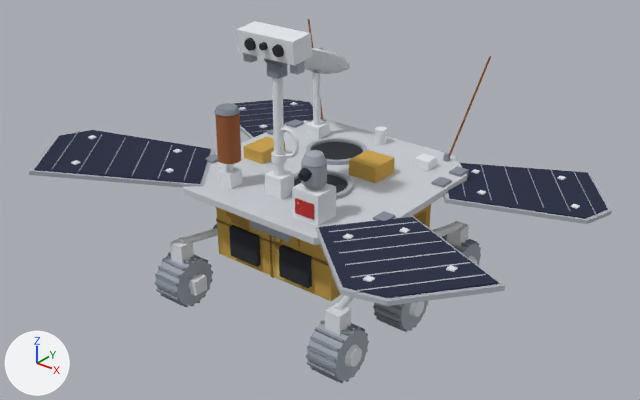
One commit to the glTF model site/models/zhurong.glb: the scene before it, then after it.
Both versions are drawn from a 50 mm lens placed at (3.12, -3.94, 3.09), pointed at (0.05, -0.1, 0.71). The axes (+X, +Y, +Z) are drawn at lower left. The lights are the same throughout. The picture after the commit comes second. Where no turn or scale is listed for an object, it has been applied to the vertices. Vertices at exactly the same position are counted once.

Objects in the first picture: 'body', 'foil', 'solar-panel'.
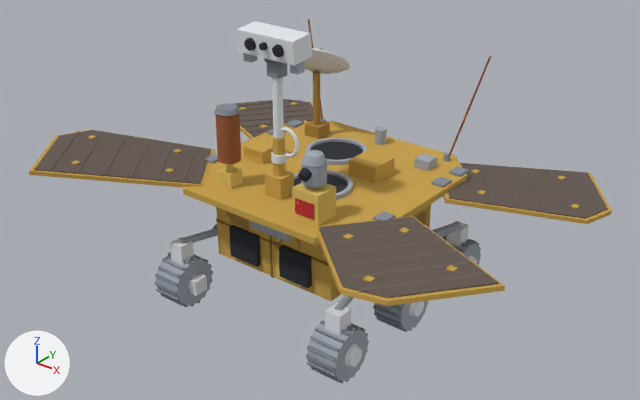
Where the newer file only moved an object's origin or applied its transform, the numbers keep the older frame.

Where the change shows, as pixel boxes [x1, y1, x2, y2] in the pictures (640 x 400 px):
'solar-panel', recoloured (lighter)
    both: [34, 99, 608, 298]
part 1 of me_body, deleted
    before: [183, 71, 467, 245]
part 2 of me_body, built on
    before: [226, 77, 284, 176]
    after: [272, 77, 284, 139]
part 3 of me_body, recoloured
    both: [52, 100, 597, 291]
part 4 of me_body, recoloured
    both: [29, 102, 612, 306]
part 5 of me_body, recoloured
    both: [179, 126, 462, 311]
part 6 of me_body, recoloured
    both: [71, 102, 580, 282]
part 7 of me_foil, added
    after: [305, 121, 330, 139]
part 8 of me_foil, added (orange)
    after: [265, 170, 294, 200]
part 9 of me_foil, added
    after: [273, 137, 286, 176]
part 10 of me_foil, added (yellow)
    after: [218, 167, 243, 189]
part 11 of me_foil, added (mostly hidden)
    after: [226, 164, 233, 172]
part 12 of me_foil, added (yellow)
    after: [292, 183, 336, 226]
part 13 of me_foil, added
    after: [313, 71, 321, 125]
part 14 of me_foil, added (orange)
    after: [183, 121, 467, 245]

The edits, one by one:
Material 'own #665a52' (mat_own__665a52) is new.
Its base color is (0.133, 0.102, 0.0844) (brown #665a52).
Its roughness is 1.0.
Material 'own #7c6f64' (mat_own__7c6f64) is new.
Its base color is (0.202, 0.159, 0.127) (brown #7c6f64).
Its roughness is 1.0.
me_body is used by ob_body; location (-0.005, -0.01, 0.918).
me_body had 3726 vertices, 6364 faces and spanned x -1.62..1.62, y -1.3..1.3, z -0.92..0.92.
me_body now has 3641 vertices, 6220 faces and spans x -1.62..1.62, y -1.3..1.3, z -0.92..0.92.
me_body part 1: 6 loose pieces with 68 vertices, spanning x -0.71..0.73, y -0.71..0.73, z -0.11..0.38, are deleted.
Part 2, on me_body:
17 vertices are removed from x -0.33..-0.29, y -0.51..-0.47, z 0.0..0.1.
32 faces are deleted.
11 vertices in x -0.02..0.03, y -0.44..-0.38, z 0.06 move by (0.0, 0.0, 0.24).
me_body part 3: 288 faces spanning x -1.5..1.5, y -1.19..1.2, z -0.17..0.06 switch from mat_own__aeb4bd (grey #aeb4bd) to mat_own__7c6f64 (brown #7c6f64).
me_body part 4: 80 faces spanning x -1.62..1.62, y -1.3..1.3, z -0.22..0.07 switch from mat_own__aeb4bd (grey #aeb4bd) to mat_own__c9a24a (orange #c9a24a).
me_body part 5: 276 faces spanning x -0.64..0.65, y -0.66..0.65, z -0.53..0.04 switch from mat_own__e3e7ec (white #e3e7ec) to mat_own__a2a9b3 (grey #a2a9b3).
me_body part 6: 192 faces spanning x -1.36..1.37, y -1.05..1.05, z -0.16..0.05 switch from mat_own__e3e7ec (white #e3e7ec) to mat_own__c9a24a (orange #c9a24a).
me_body no longer uses material mat_own__c9cdd3 (light grey #c9cdd3).
me_foil is used by ob_foil; location (-0.038, 0.02, 0.638).
me_foil had 958 vertices, 1408 faces and spanned x -0.496..0.496, y -0.535..0.535, z -0.315..0.315.
me_foil now has 1066 vertices, 1592 faces and spans x -0.682..0.758, y -0.74..0.7, z -0.315..0.659.
me_foil part 7: a new loose piece, a box spanning x -0.442..-0.322, y 0.371..0.49, z 0.195..0.295, in mat_own__a8823a (brown #a8823a).
me_foil part 8: a new loose piece, a box spanning x -0.022..0.098, y -0.5..-0.38, z 0.205..0.345, in mat_own__c9a24a (orange #c9a24a).
me_foil part 9: a new loose piece, a 10-sided cut cone along z (radius 0.038 at the low end, 0.034 at the high end) spanning x 0.002..0.074, y -0.477..-0.402, z 0.335..0.575, in mat_own__c9a24a (orange #c9a24a).
me_foil part 10: a new loose piece, a box spanning x -0.332..-0.232, y -0.57..-0.469, z 0.205..0.305, in mat_own__dcbd60 (yellow #dcbd60).
me_foil part 11: a new loose piece, an 8-sided cylinder along z spanning x -0.302..-0.262, y -0.54..-0.5, z 0.275..0.375, in mat_own__dcbd60 (yellow #dcbd60).
me_foil part 12: a new loose piece, a box spanning x 0.288..0.468, y -0.62..-0.46, z 0.195..0.395, in mat_own__dcbd60 (yellow #dcbd60).
me_foil part 13: a new loose piece of 18 vertices spanning x -0.407..-0.353, y 0.394..0.456, z 0.174..0.659, in mat_own__a8823a (brown #a8823a).
me_foil part 14: a new loose piece of 18 vertices spanning x -0.682..0.758, y -0.74..0.7, z 0.175..0.215, in mat_own__c9a24a (orange #c9a24a).
me_solar_panel has 48 vertices, 80 faces and spans x -1.59..1.59, y -1.27..1.27, z -0.13..0.13.
me_solar_panel no longer uses material mat_own__1d2540 (dark blue #1d2540).
me_solar_panel gains material mat_own__665a52 (brown #665a52).
